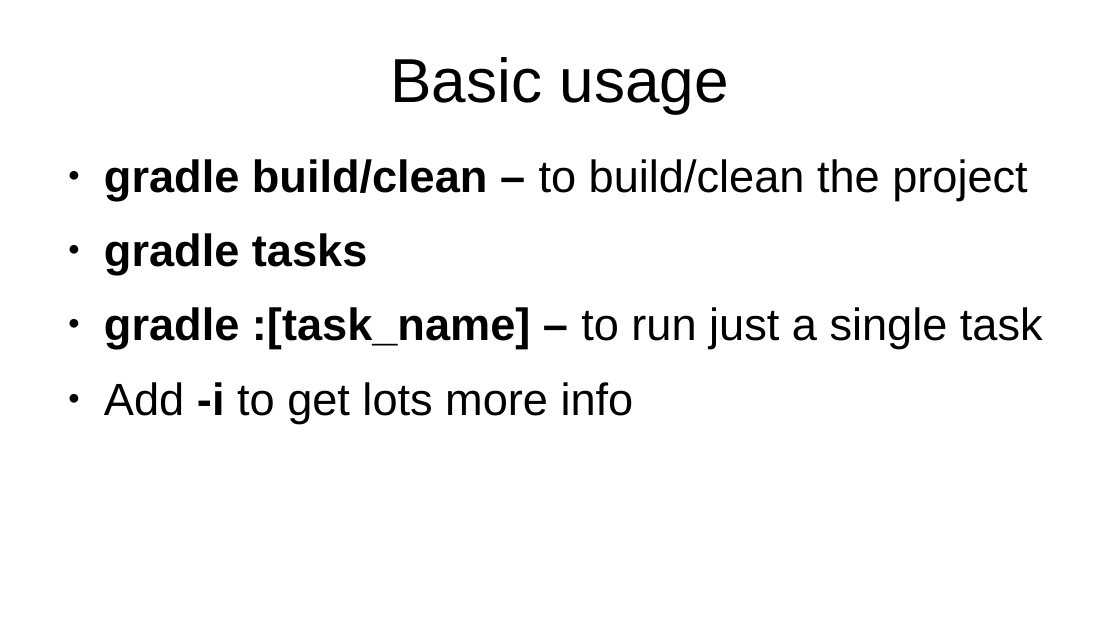
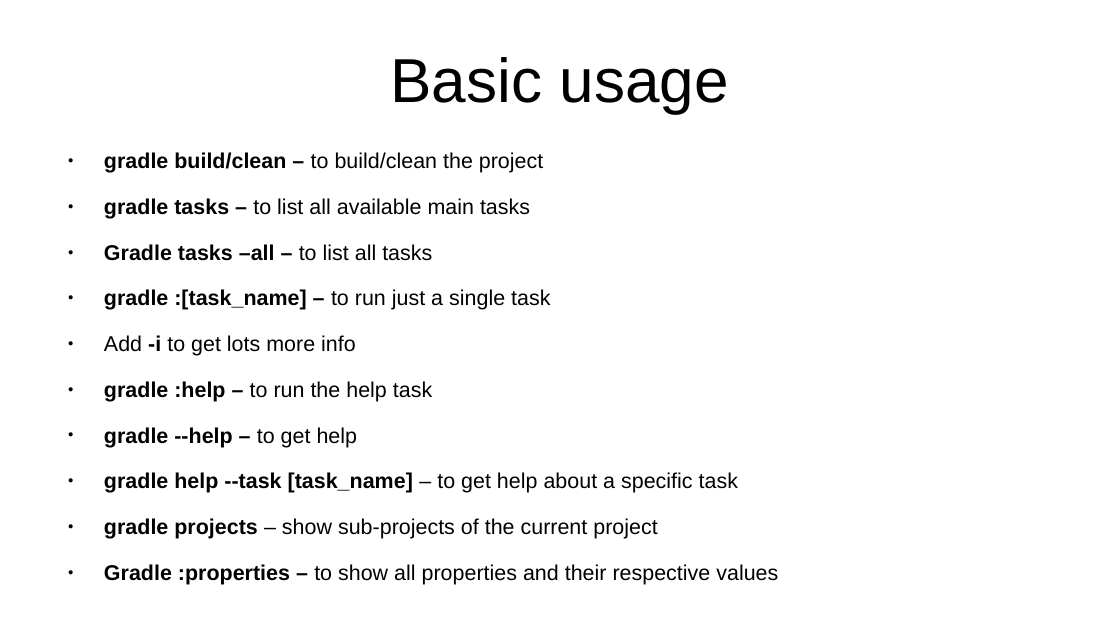
Before and after one commit to veltzer/teaching-slides, a slide deck: slide 53 of odp/gradle/gradle.odp (slide 51 before the commit). Drawn at 1120x630 pixels with LibreOffice and Linux fonts; fonts in the diff are those of the drawing. Boxes give left, top, right and bottom in pixels: in the first picture for what was removed or moved away, otherwise in the second. Text is boxed around its words. In the diff, an @@ line names an element or a change of style, - is before the commit and + after.

Commit message:
gradle slides

```diff
--- a/odp/gradle/gradle.odp
+++ b/odp/gradle/gradle.odp
@@ text at [104, 152, 550, 356]: size 32 to 15.2 pt in "gradle build/clean – to build/clean the project", "gradle :[task_name] – to run just a ...", "Add -i to get lots more info" @@
@@ text at [104, 198, 530, 261]: text changed; size 32 to 15.2 pt; bold off @@
-● gradle tasks
+● gradle tasks – to list all available main tasks
+● Gradle tasks –all – to list all tasks
@@ text at [104, 381, 778, 585]: paragraphs added @@
+● gradle :help – to run the help task
+● gradle --help – to get help
+● gradle help --task [task_name] – to get help about a specific task
+● gradle projects – show sub-projects of the current project
+● Gradle :properties – to show all properties and their respective values
```
Also in this commit, not shown: 5 other slides changed, 7 slides added, 1 slide removed.
